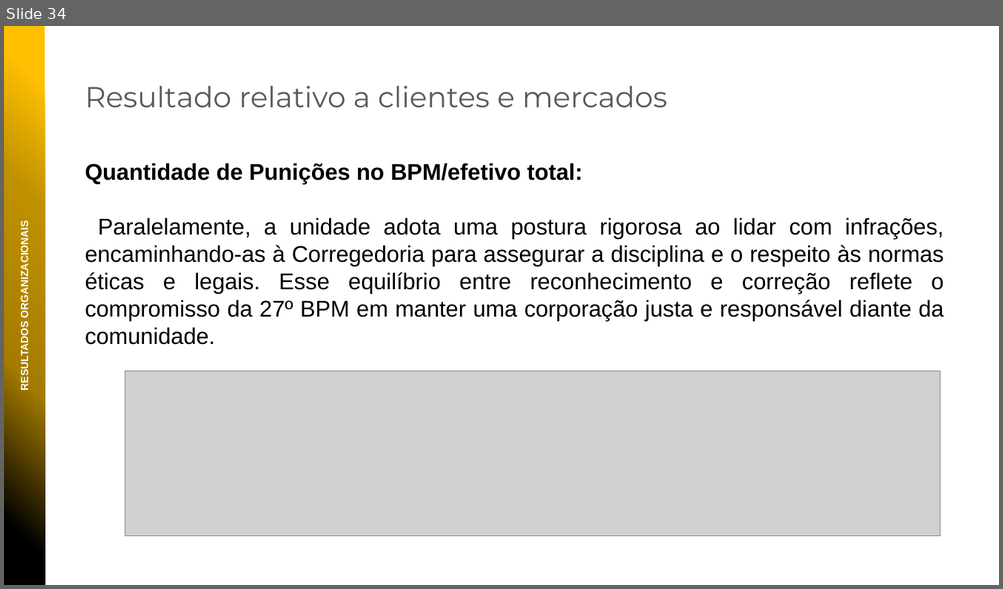
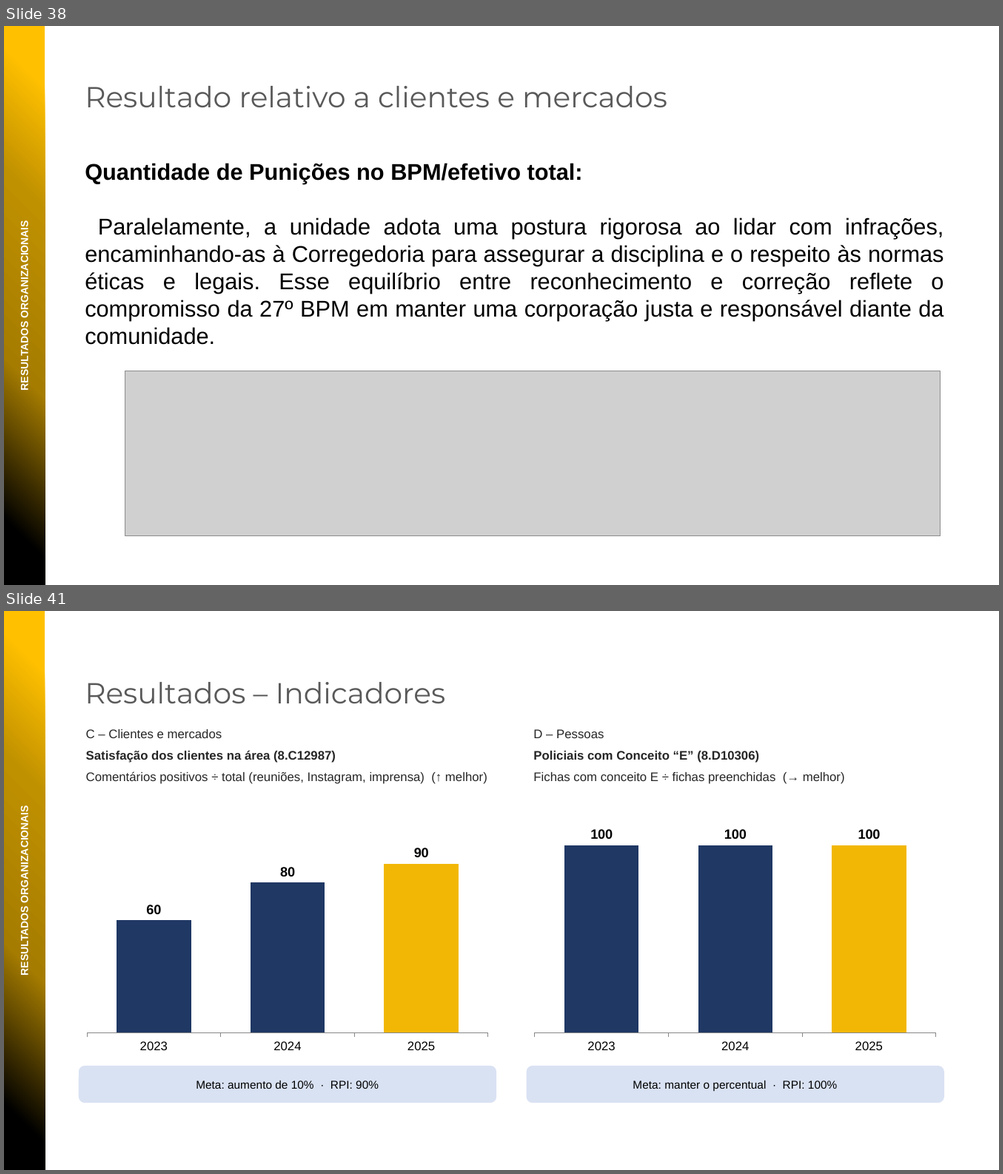
Before and after one commit to niltonbmg/CPOI, a slide deck: apresentacoes/PPMGQ_2026_27BPM.pptx. Shown one above the other, each under a label of ours: slide 34 before the commit, slides 38 and 41 after it; the slides between them are not shown. The pictures are 1003x589 and 1003x1174 pixels, drawn with LibreOffice and Linux fonts; fonts in the diff are those of the drawing; grey boxes stand for pictures; background and template pictures are left out. Boxes give left, top, right and bottom in pixels: in the first picture for what was removed or moved away, otherwise in the second. Text is boxed around its words. In the diff, an @@ line names an element or a change of style, - is before the commit and + after.

```diff
--- a/apresentacoes/PPMGQ_2026_27BPM.pptx
+++ b/apresentacoes/PPMGQ_2026_27BPM.pptx
@@ slide 41 added at box(4, 611, 999, 1170), background picture (left out) @@
@@ rectangle added at box(4, 611, 45, 1170), fill gradient #000000 to #A57C00 to #BF9000 to #FFC000 @@
@@ text added at box(85, 682, 446, 703), 28 pt, text #595959 @@
+Resultados – Indicadores
@@ text added at box(86, 729, 487, 784), 12 pt, text #262626 @@
+C – Clientes e mercados
+Satisfação dos clientes na área (8.C12987)
+Comentários positivos ÷ total (reuniões, Instagram, imprensa) (↑ melhor)
@@ text added at box(533, 729, 845, 784), 12 pt, text #262626 @@
+D – Pessoas
+Policiais com Conceito “E” (8.D10306)
+Fichas com conceito E ÷ fichas preenchidas (→ melhor)
@@ text added at box(19, 815, 31, 974), 10 pt, text #FFFFFF, bold @@
+RESULTADOS ORGANIZACIONAIS
@@ column chart added at box(79, 812, 496, 1059) @@
+categories: 2023, 2024, 2025
+Series 1: 60, 80, 90
@@ column chart added at box(526, 812, 944, 1059) @@
+categories: 2023, 2024, 2025
+Series 1: 100, 100, 100
@@ rounded rectangle added at box(79, 1066, 496, 1103), fill #D9E2F3, 11 pt, text #000000 @@
+Meta: aumento de 10% · RPI: 90%
@@ rounded rectangle added at box(526, 1066, 944, 1103), fill #D9E2F3, 11 pt, text #000000 @@
+Meta: manter o percentual · RPI: 100%
@@ what was slide 34 is now slide 38 @@
```
Also in this commit, not shown: 1 slide changed, 8 other slides added.
